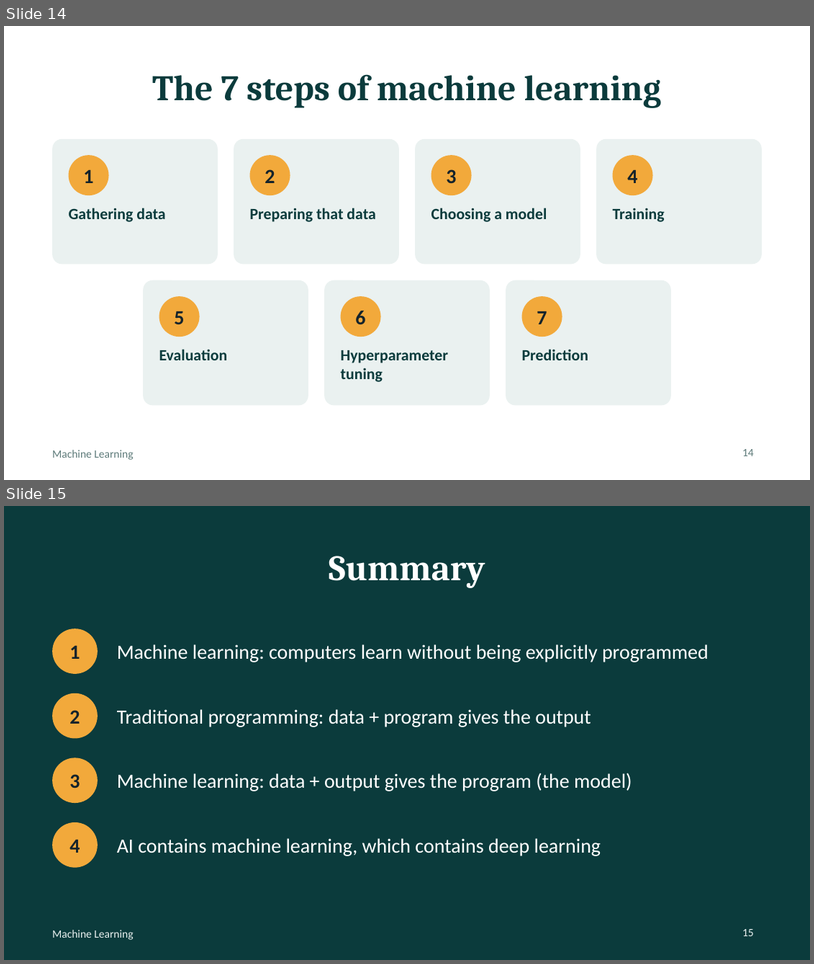
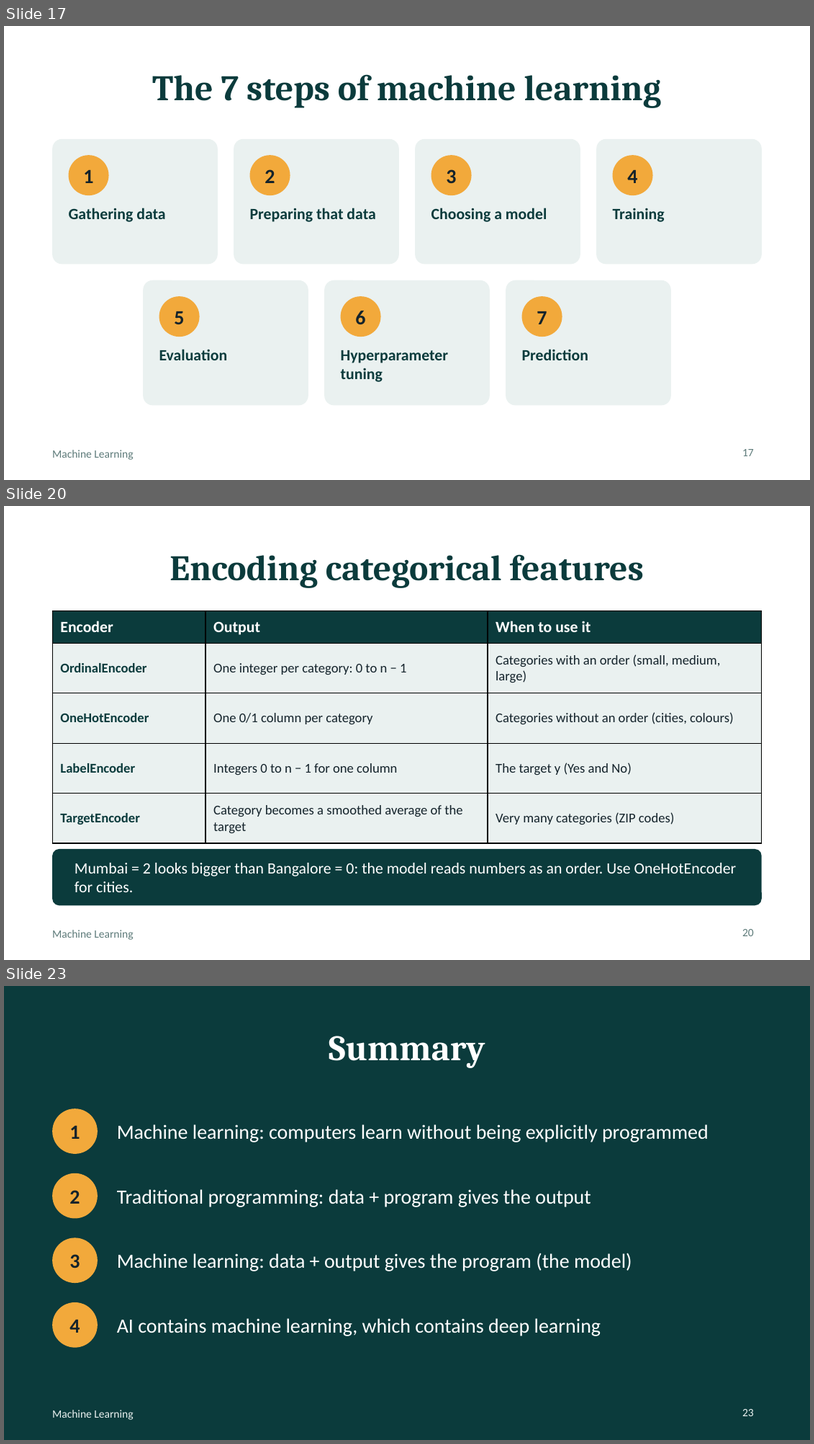
Before and after one commit to mgm-murali-ai/ai-learning, a slide deck: AI-Naresh-IT/notes/machine-learning/machine-learning.pptx. Shown one above the other, each under a label of ours: slides 14 and 15 before the commit, slides 17, 20 and 23 after it; the slides between them are not shown. The pictures are 814x964 and 814x1444 pixels, drawn with LibreOffice and Linux fonts; fonts in the diff are those of the drawing. Boxes give left, top, right and bottom in pixels: in the first picture for what was removed or moved away, otherwise in the second. Text is boxed around its words. In the diff, an @@ line names an element or a change of style, - is before the commit and + after.

```diff
--- a/AI-Naresh-IT/notes/machine-learning/machine-learning.pptx
+++ b/AI-Naresh-IT/notes/machine-learning/machine-learning.pptx
@@ slide 20 added at box(4, 506, 810, 960), background #FFFFFF; not listed: 1 template element that a slide beside it also shows @@
@@ title added at box(170, 554, 644, 588), 32 pt, text #0B3B3C, bold @@
+Encoding categorical features
@@ table added at box(52, 611, 762, 843), 5 rows, 3 columns @@
+Encoder | Output | When to use it
+OrdinalEncoder | One integer per category: 0 to n − 1 | Categories with an order (small, medium, large)
+OneHotEncoder | One 0/1 column per category | Categories without an order (cities, colours)
+LabelEncoder | Integers 0 to n − 1 for one column | The target y (Yes and No)
+TargetEncoder | Category becomes a smoothed average of the target | Very many categories (ZIP codes)
@@ rounded rectangle added at box(52, 849, 762, 905), fill #0B3B3C, 14 pt, text #FFFFFF @@
+Mumbai = 2 looks bigger than Bangalore = 0: the model reads numbers as an order. Use OneHotEncoder for cities.
@@ page number added at box(743, 929, 754, 936), 10 pt, text #5E7B7A @@
+20
@@ what was slide 14 is now slide 17 @@
@@ page number at box(743, 449, 754, 456): text changed @@
-14
+17
@@ what was slide 15 is now slide 23 @@
@@ page number at box(743, 1409, 754, 1416): text changed @@
-15
+23
```
Also in this commit, not shown: 1 slide changed, 7 other slides added, 3 other files.
